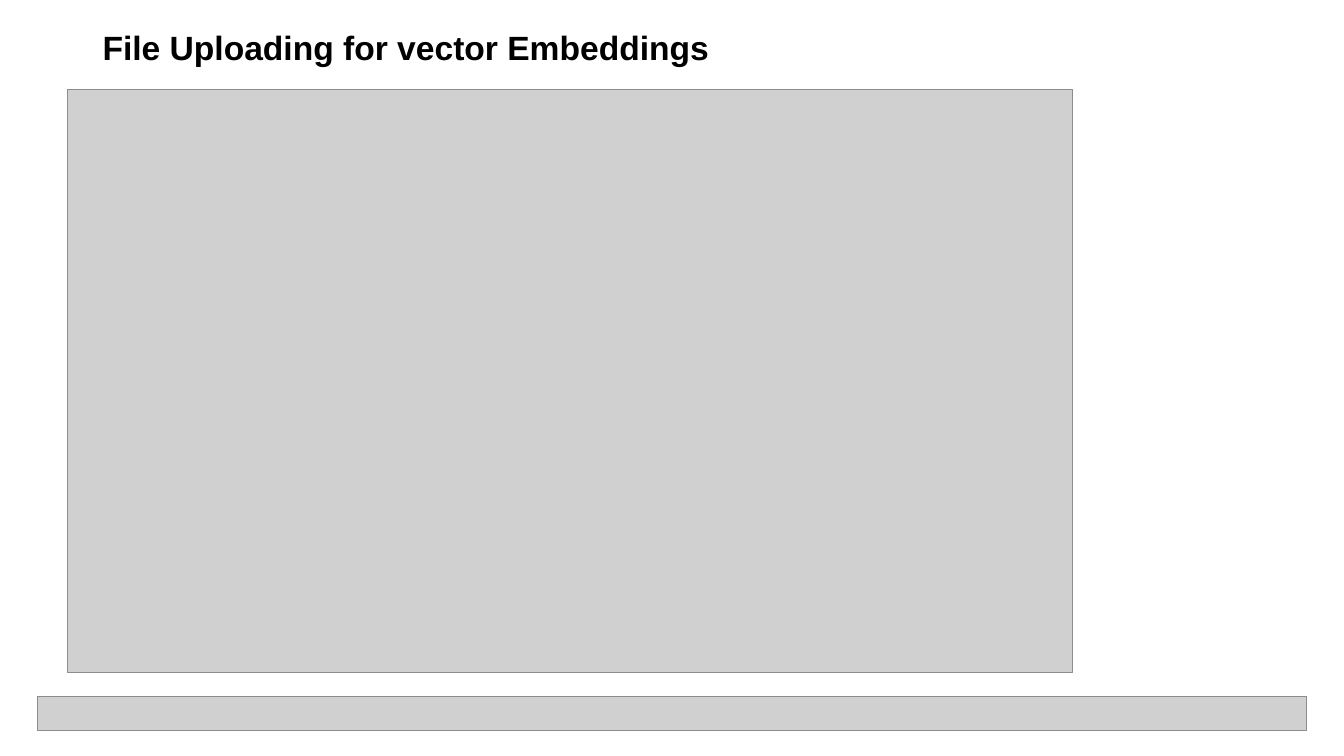
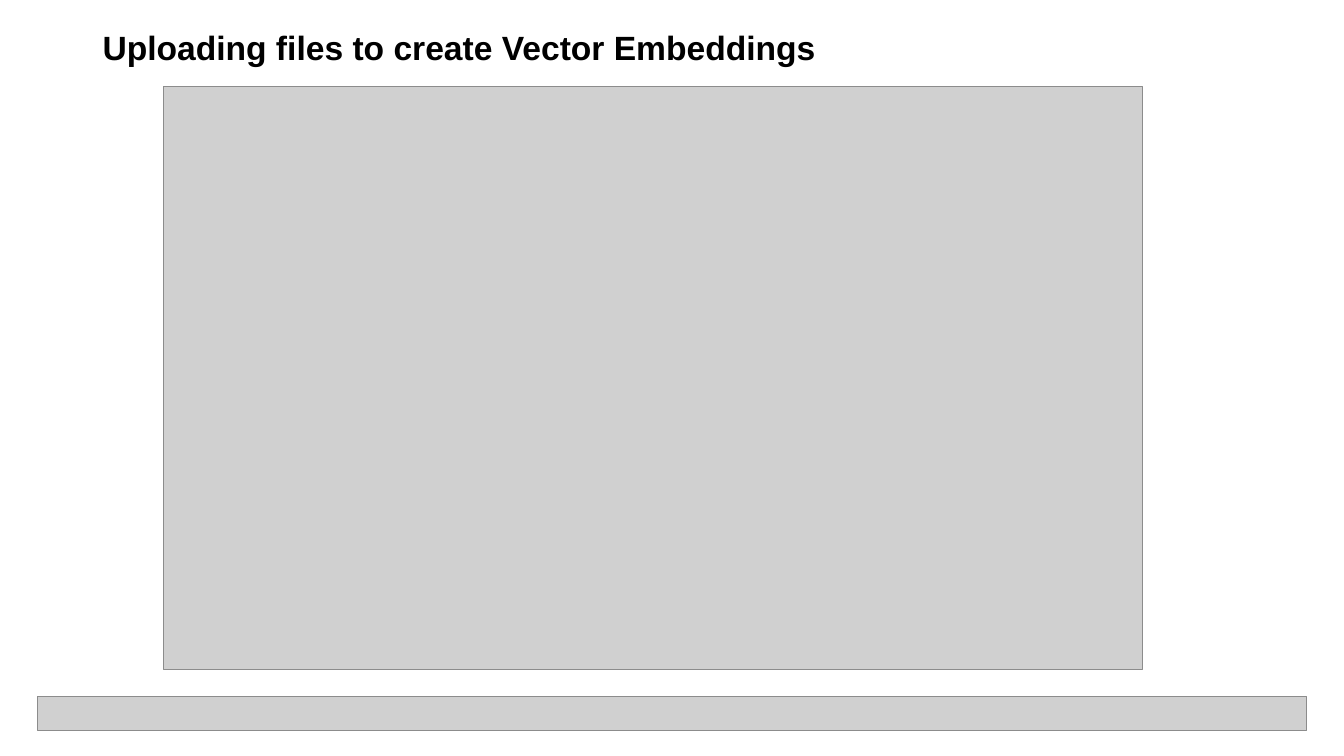
Before and after one commit to sandeep5shetty/langflow-medication-agent, a slide deck: slide 19 of Hackthon Project Presentation.pptx (slide 14 before the commit). Drawn at 1344x756 pixels with LibreOffice and Linux fonts; fonts in the diff are those of the drawing; grey boxes stand for pictures. Boxes give left, top, right and bottom in pixels: in the first picture for what was removed or moved away, otherwise in the second. Text is boxed around its words. In the diff, an @@ line names an element or a change of style, - is before the commit and + after.

```diff
--- a/Hackthon Project Presentation.pptx
+++ b/Hackthon Project Presentation.pptx
@@ text at <box>103,35,815,67</box>: text changed @@
-File Uploading for vector Embeddings
+Uploading files to create Vector Embeddings
@@ picture: place and size @@
-picture at <box>68,90,1074,673</box>
+picture at <box>163,87,1142,669</box>
```
Also in this commit, not shown: 8 other slides changed, 6 slides added, 4 slides removed.
